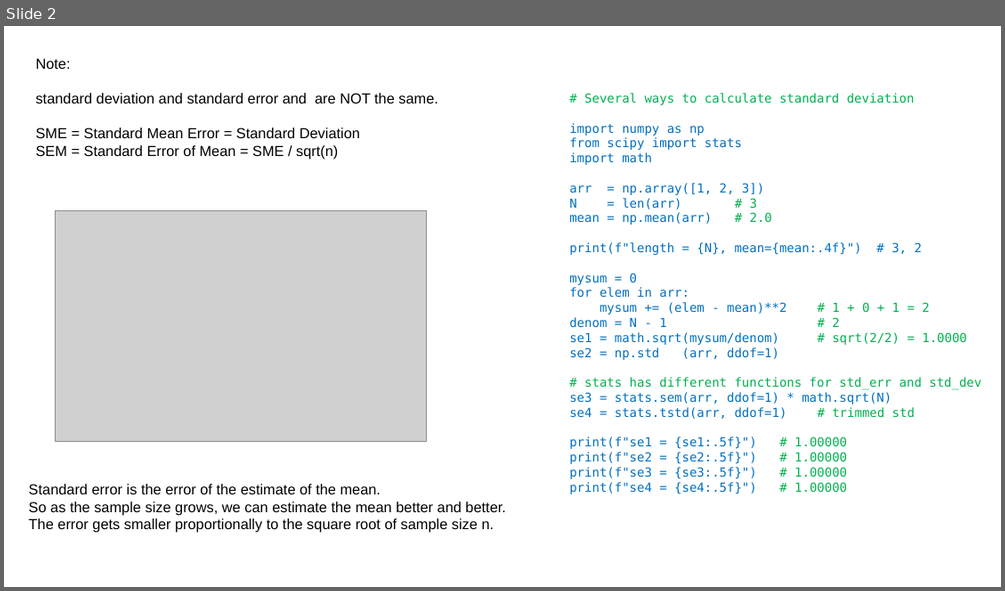
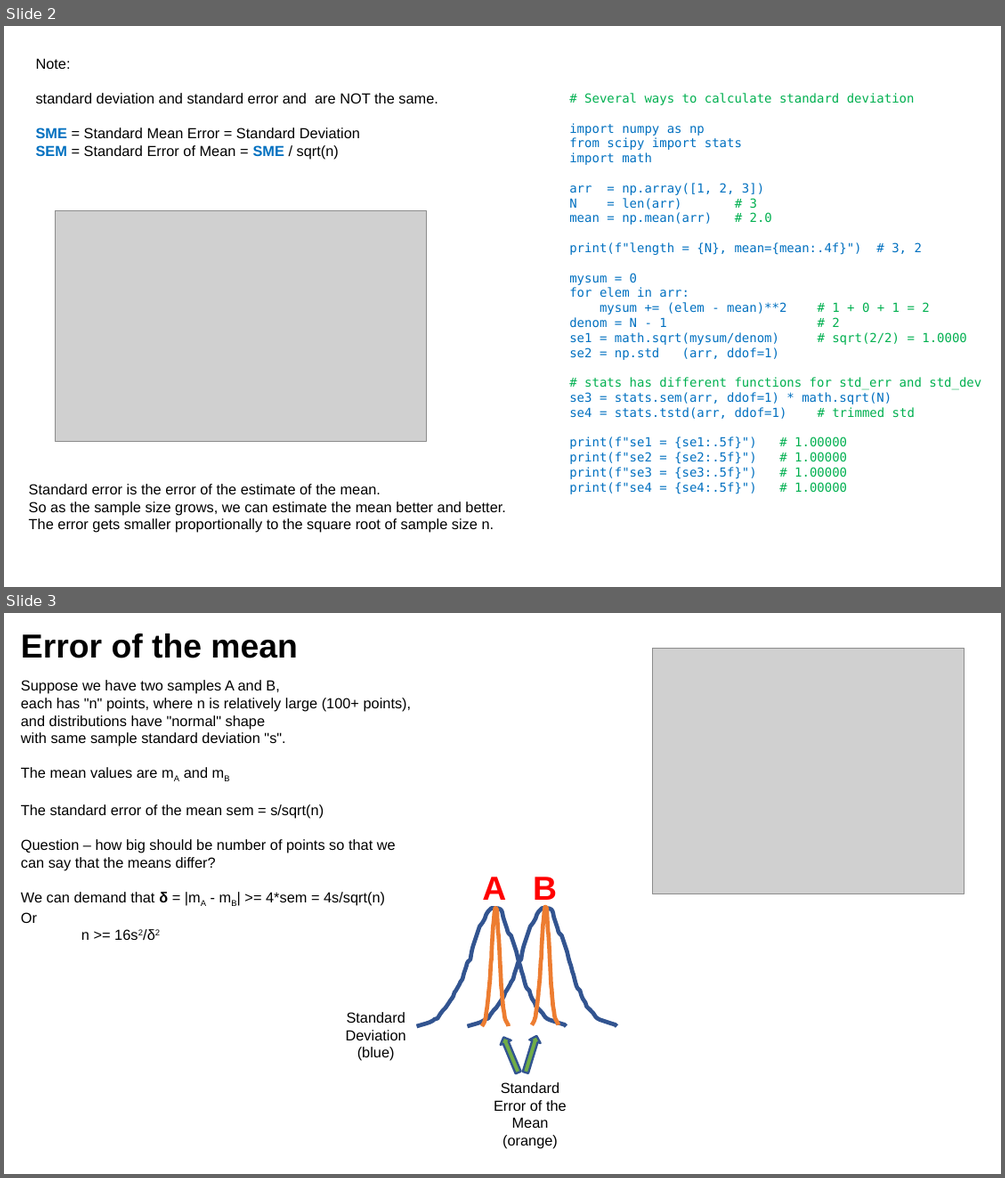
Before and after one commit to lselector/ml_ai_doc, a slide deck: statistics_02_std_dev_std_err.pptx. Shown one above the other, each under a label of ours: slide 2 before the commit, slides 2 and 3 after it. The pictures are 1005x591 and 1005x1178 pixels, drawn with LibreOffice and Linux fonts; fonts in the diff are those of the drawing; grey boxes stand for pictures. Boxes give left, top, right and bottom in pixels: in the first picture for what was removed or moved away, otherwise in the second. Text is boxed around its words. In the diff, an @@ line names an element or a change of style, - is before the commit and + after.

```diff
--- a/statistics_02_std_dev_std_err.pptx
+++ b/statistics_02_std_dev_std_err.pptx
@@ slide 3 added at (4,613,1001,1174), background #FFFFFF @@
@@ text added at (21,633,297,658), 32 pt, text #000000, bold @@
+Error of the mean
@@ picture added at (652,648,964,893) @@
@@ text added at (21,680,412,940), 14 pt, text #000000 @@
+Suppose we have two samples A and B,
+each has "n" points, where n is relatively large (100+ points),
+and distributions have "normal" shape
+with same sample standard deviation "s".
+The mean values are mA and mB
+The standard error of the mean sem = s/sqrt(n)
+Question – how big should be number of points so that we
+can say that the means differ?
+We can demand that δ = |mA - mB| >= 4*sem = 4s/sqrt(n)
+Or
+n >= 16s2/δ2
@@ text added at (482,876,557,906), 32 pt, text #FF0000, bold @@
+A B
@@ group added at (417,907,617,1027): 4 freeform shapes @@
@@ text added at (346,1012,406,1061), 14 pt, text #000000 @@
+Standard
+Deviation
+(blue)
@@ down arrow added at (498,1035,523,1074), fill #70AD47, outline #325491 2 pt @@
@@ down arrow added at (520,1034,542,1074), fill #70AD47, outline #325491 2 pt @@
@@ text added at (494,1082,566,1149), 14 pt, text #000000 @@
+Standard Error of the Mean
+(orange)
@@ slide 2 changed as well @@
@@ text at (36,127,360,159): text colour #000000 to #0070C0, bold on in "SME", "SEM SME" @@
```
Also in this commit, not shown: 1 other slide changed, 1 other file.
